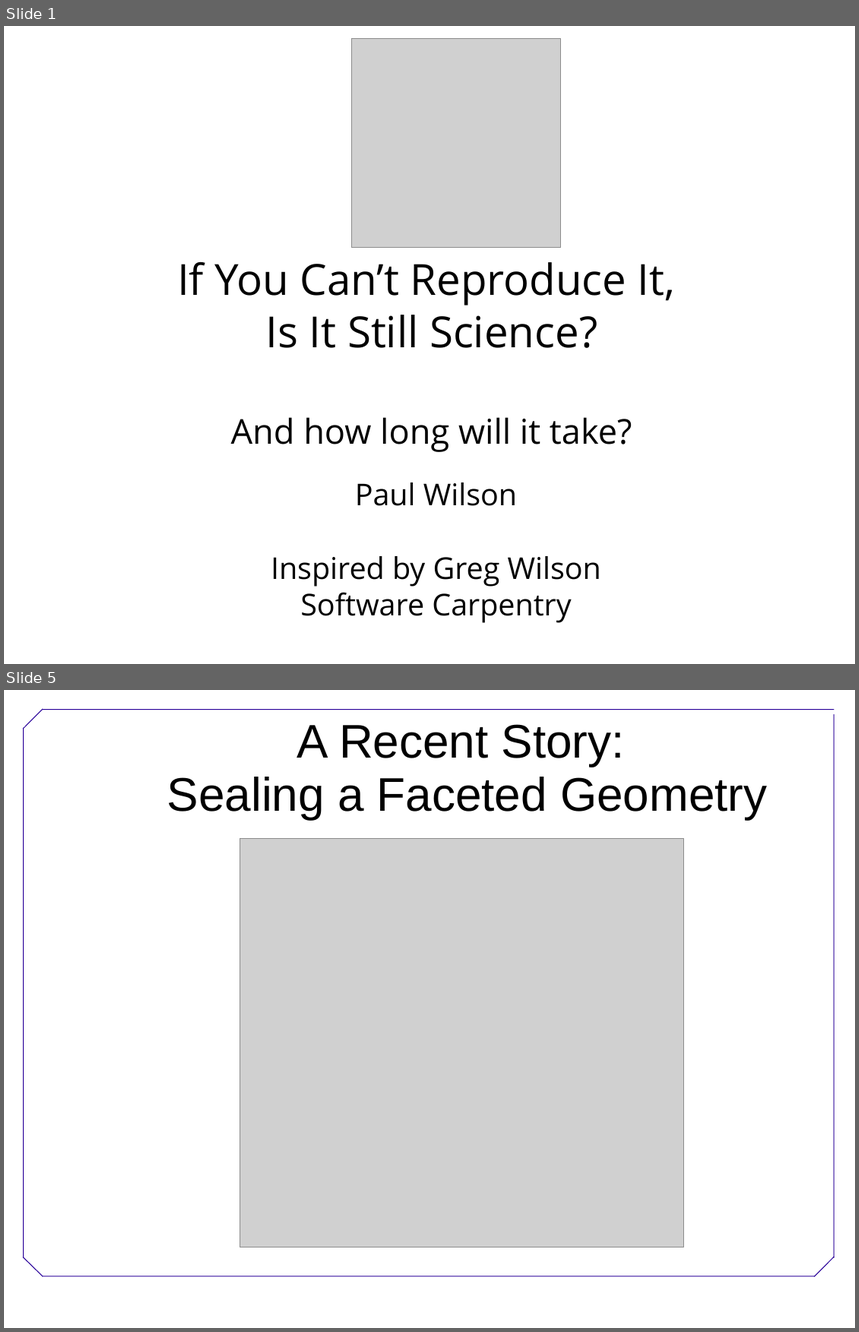
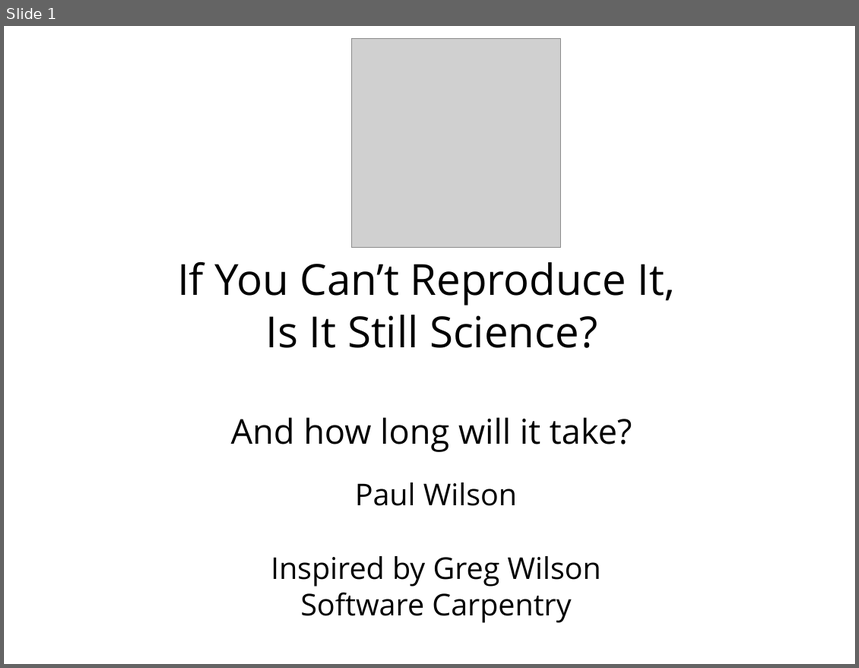
Before and after one commit to uw-ne/ep476, a slide deck: BestPractices.ppt. Shown one above the other, each under a label of ours: slides 1 and 5 before the commit, slide 1 after it; the slides between them are not shown. The pictures are 859x1332 and 859x668 pixels, drawn with LibreOffice and Linux fonts; fonts in the diff are those of the drawing; grey boxes stand for pictures; background and template pictures are left out. Boxes give left, top, right and bottom in pixels: in the first picture for what was removed or moved away, otherwise in the second. Text is boxed around its words. In the diff, an @@ line names an element or a change of style, - is before the commit and + after.

```diff
--- a/BestPractices.ppt
+++ b/BestPractices.ppt
@@ slide 5 removed at [4, 690, 855, 1328], background #FFFFFF @@
@@ text removed at [167, 724, 767, 819] @@
-A Recent Story:
-Sealing a Faceted Geometry
@@ picture removed at [240, 839, 684, 1248] @@
@@ group removed at [23, 709, 835, 1277]: 7 lines @@
```
Also in this commit, not shown: 8 slides changed, 7 other slides removed, 1 other file.
